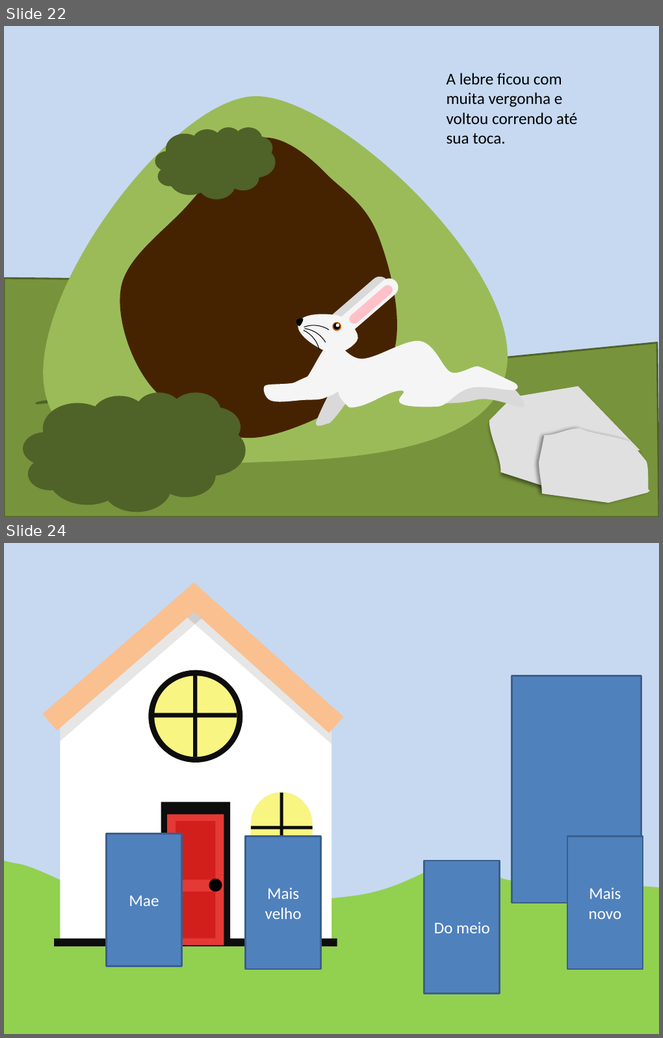
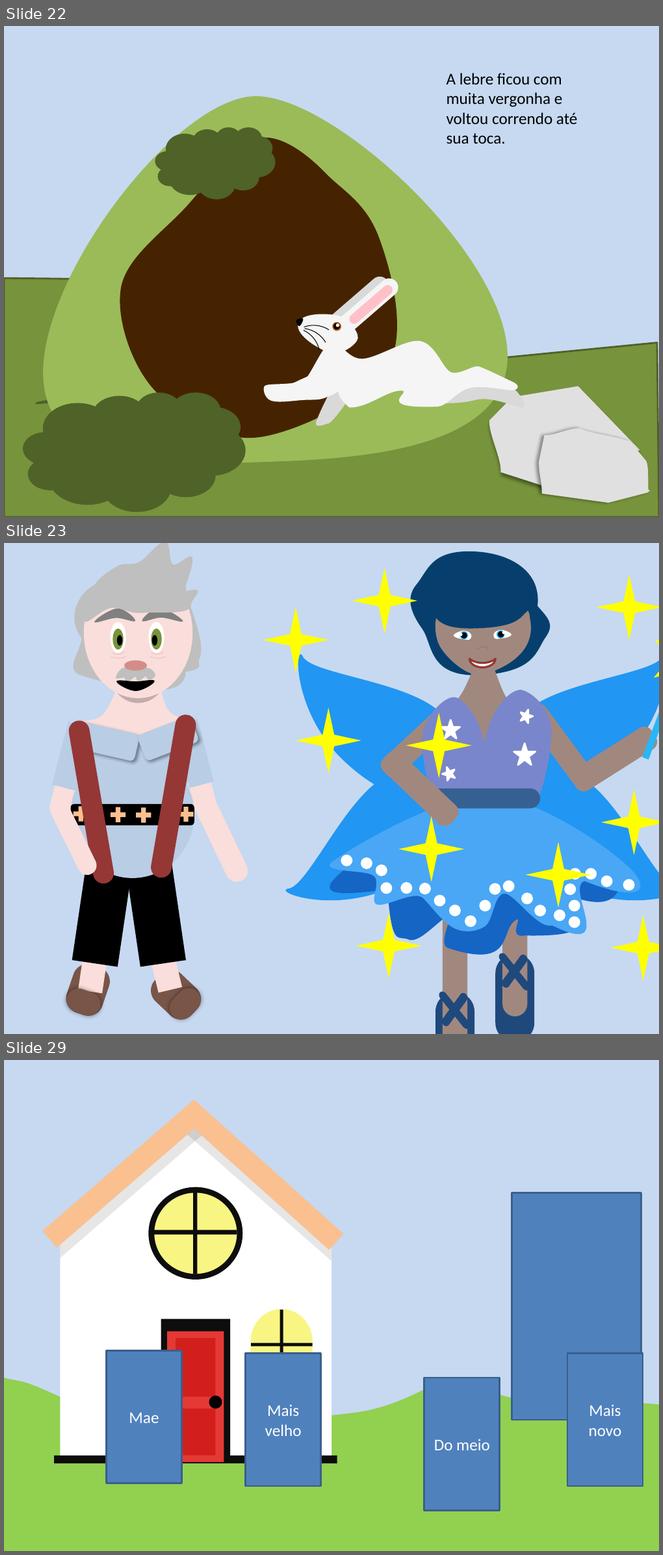
Before and after one commit to gustavoFG28/Ludit, a slide deck: Historias/fundos.pptx. Shown one above the other, each under a label of ours: slides 22 and 24 before the commit, slides 22, 23 and 29 after it; the slides between them are not shown. The pictures are 663x1038 and 663x1555 pixels, drawn with LibreOffice and Linux fonts; fonts in the diff are those of the drawing. Boxes give left, top, right and bottom in pixels: in the first picture for what was removed or moved away, otherwise in the second. Text is boxed around its words. In the diff, an @@ line names an element or a change of style, - is before the commit and + after.

```diff
--- a/Historias/fundos.pptx
+++ b/Historias/fundos.pptx
@@ slide 23 added at box(4, 543, 659, 1034), background #C6D9F1 @@
@@ group added at box(263, 551, 659, 1034): 28 ellipses, 15 freeform shapes, 9 rounded rectangles, 5 stars, 1 rectangle, 1 arc (boxed as its full ellipse), 1 moon @@
@@ group added at box(47, 543, 252, 1026): 16 rounded rectangles, 10 ellipses, 7 freeform shapes, 4 rectangles, 4 arc (boxed as its full ellipse)s, 4 plus signs @@
@@ group added at box(263, 568, 659, 980): 10 stars @@
@@ what was slide 24 is now slide 29 @@
```
Also in this commit, not shown: 5 other slides added, 1 slide removed, 1 other file.
